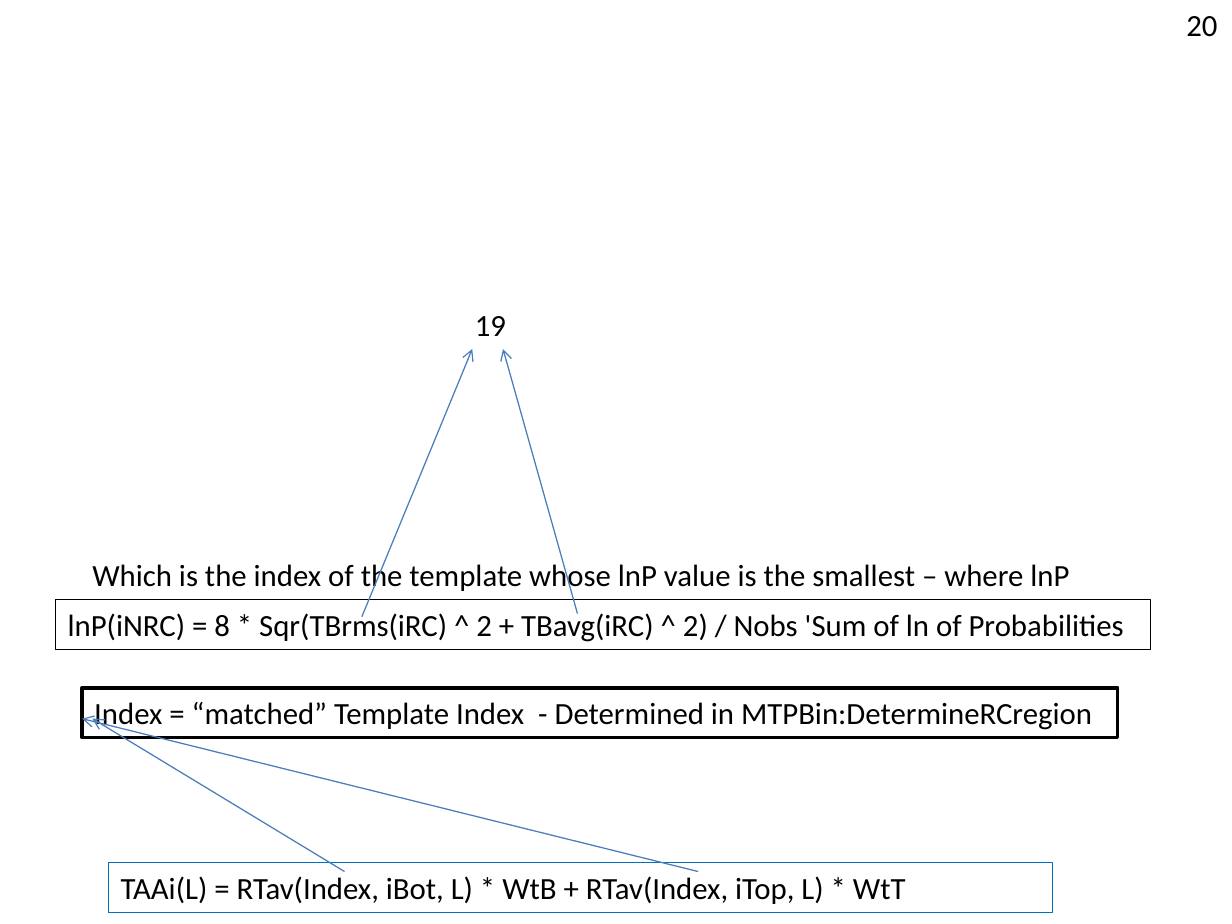
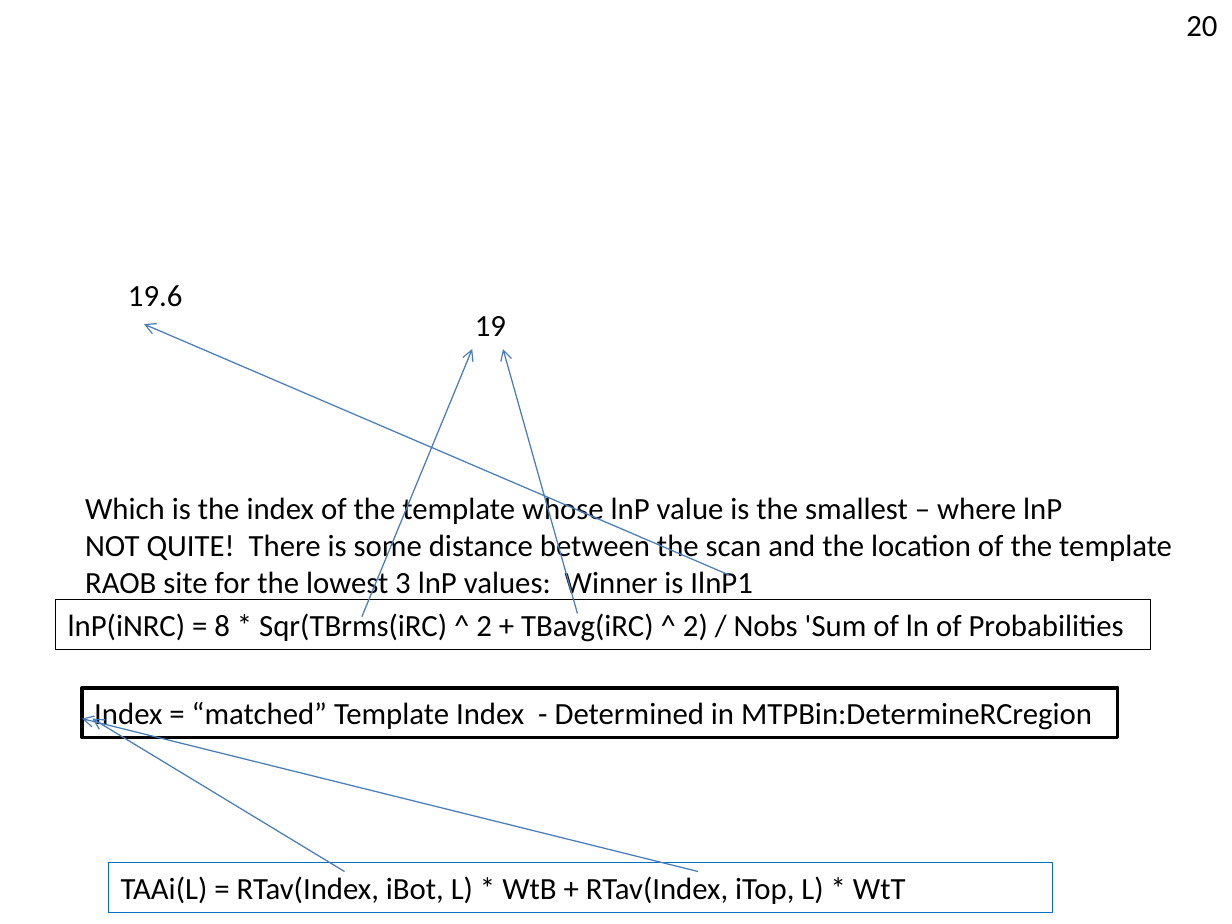
Before and after one commit to NCAR/nimbus, a slide deck: slide 17 of doc/MTP-DFD.pptx (slide 14 before the commit). Drawn at 1232x924 pixels with LibreOffice and Linux fonts; fonts in the diff are those of the drawing. Boxes give left, top, right and bottom in pixels: in the first picture for what was removed or moved away, otherwise in the second. Text is boxed around its words. In the diff, an @@ line names an element or a change of style, - is before the commit and + after.

Commit message:
Include details of really screwey algorithm rating a template based upon closeness to the aircraft at the time of the scan.
It's not clear we want to use this algorithm going forward.

```diff
--- a/doc/MTP-DFD.pptx
+++ b/doc/MTP-DFD.pptx
@@ text added at (x1=128, y1=285, x2=183, y2=307), 18 pt, text #000000 @@
+19.6
@@ arrow added from (729, 575) to (144, 324), #4B7EBC 0.75 pt @@
@@ text "Which is the index of ..." moved from (x1=92, y1=560, x2=1069, y2=594) to (x1=85, y1=493, x2=1172, y2=601) @@
@@ text at (x1=85, y1=530, x2=1172, y2=601): paragraphs added @@
+NOT QUITE! There is some distance between the scan and the location of the template
+RAOB site for the lowest 3 lnP values: Winner is IlnP1
```
Also in this commit, not shown: 3 slides added.
